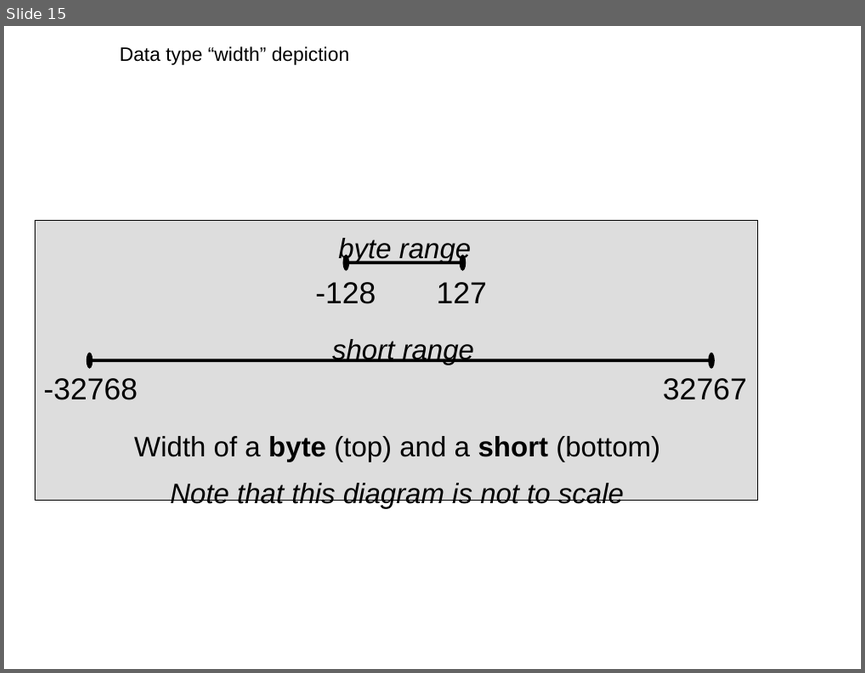
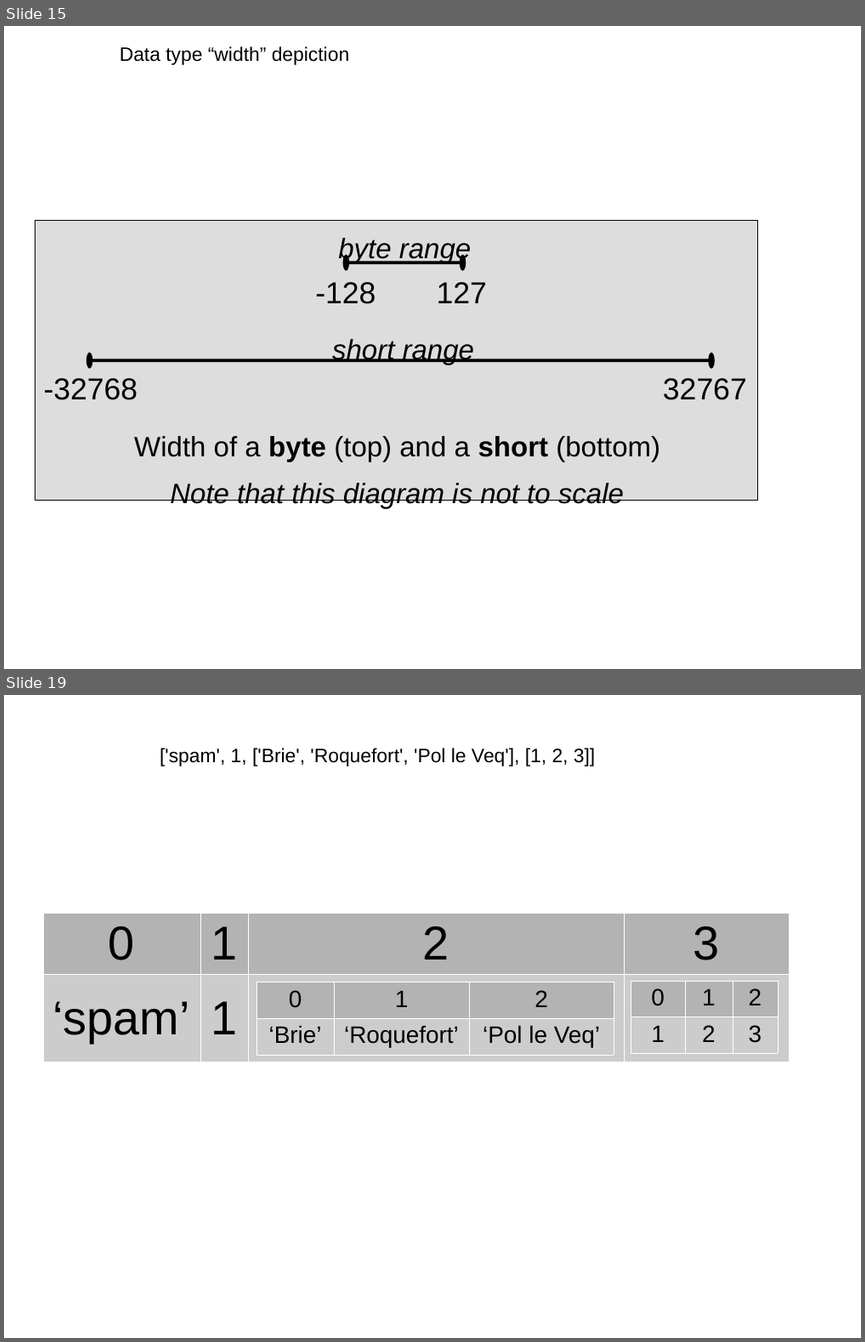
Before and after one commit to DaveRead/python-intro-book, a slide deck: figs2/PythonBookImages.odp. Shown one above the other, each under a label of ours: slide 15 before the commit, slides 15 and 19 after it; the slides between them are not shown. The pictures are 865x673 and 865x1342 pixels, drawn with LibreOffice and Linux fonts; fonts in the diff are those of the drawing. Boxes give left, top, right and bottom in pixels: in the first picture for what was removed or moved away, otherwise in the second. Text is boxed around its words. In the diff, an @@ line names an element or a change of style, - is before the commit and + after.

```diff
--- a/figs2/PythonBookImages.odp
+++ b/figs2/PythonBookImages.odp
@@ slide 19 added at [4, 695, 861, 1338], background #FFFFFF @@
@@ text added at [160, 748, 595, 766], 18 pt, text #000000 @@
+['spam', 1, ['Brie', 'Roquefort', 'Pol le Veq'], [1, 2, 3]]
@@ table added at [43, 913, 790, 1062], 2 rows, 4 columns @@
+0 | 1 | 2 | 3
+‘spam’ | 1 |  | 
@@ table added at [256, 982, 613, 1051], 2 rows, 3 columns @@
+0 | 1 | 2
+‘Brie’ | ‘Roquefort’ | ‘Pol le Veq’
@@ table added at [630, 981, 778, 1049], 2 rows, 3 columns @@
+0 | 1 | 2
+1 | 2 | 3
```
Also in this commit, not shown: 3 other slides added, 7 other files.
